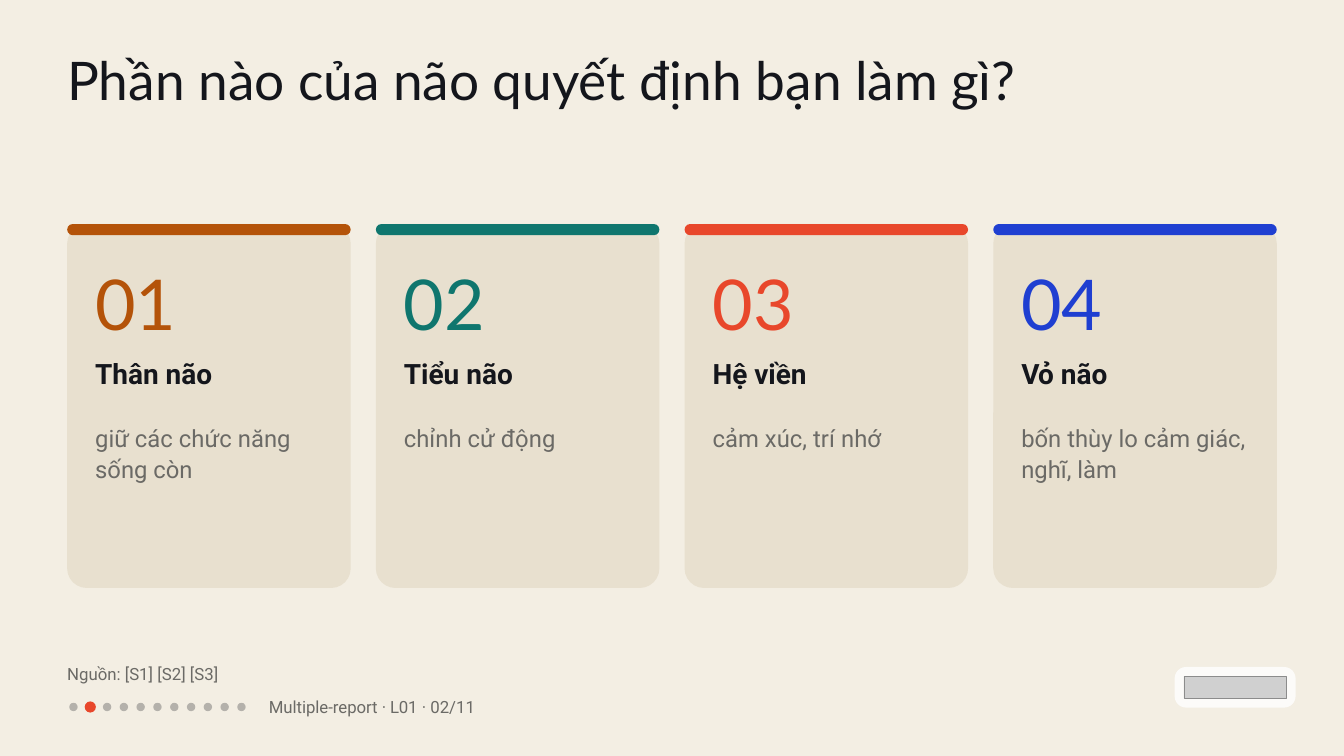
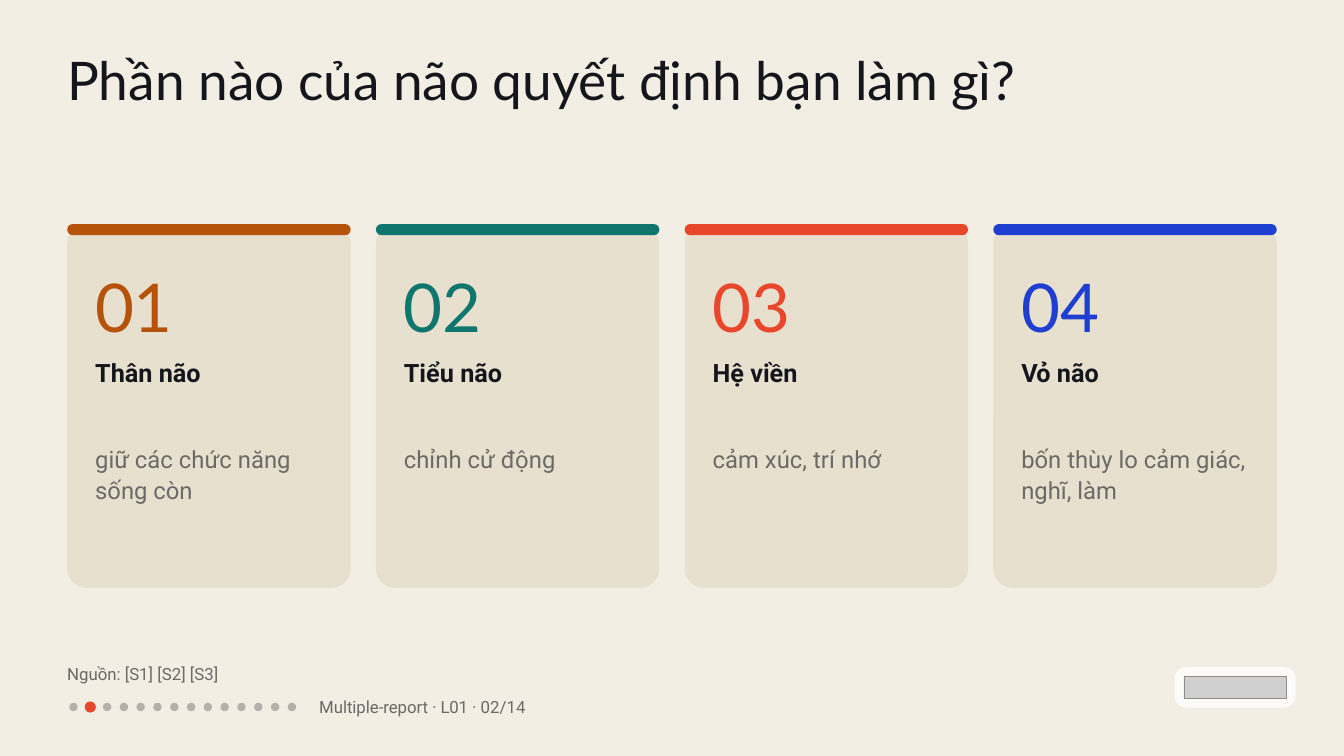
Before and after one commit to vohoailinh90/Multiple-report, a slide deck: slide 2 of lessons/L01/L01.pptx. Drawn at 1344x756 pixels with LibreOffice and Linux fonts; fonts in the diff are those of the drawing; grey boxes stand for pictures. Boxes give left, top, right and bottom in pixels: in the first picture for what was removed or moved away, otherwise in the second. Text is boxed around its words. In the diff, an @@ line names an element or a change of style, - is before the commit and + after.

```diff
--- a/lessons/L01/L01.pptx
+++ b/lessons/L01/L01.pptx
@@ text "02" at (x1=404, y1=283, x2=482, y2=333): size 75 to 72 pt, letter spacing -0.1 to 0 pt @@
@@ size 75 to 72 pt in 3 elements at (x1=95, y1=283, x2=173, y2=333), (x1=713, y1=283, x2=791, y2=333), (x1=1021, y1=283, x2=1099, y2=333) @@
@@ text "Thân não" at (x1=95, y1=363, x2=201, y2=383): size 30 to 27 pt; letter spacing -0.1 to 0 pt in "Thân" @@
@@ text "Tiểu não" at (x1=404, y1=361, x2=502, y2=383): size 30 to 27 pt @@
@@ text "Hệ viền" at (x1=713, y1=362, x2=797, y2=387): size 30 to 27 pt, letter spacing -0.1 to 0 pt @@
@@ text "Vỏ não" at (x1=1021, y1=361, x2=1099, y2=383): size 30 to 27 pt; letter spacing -0.9 to -0.8 pt in "Vỏ" @@
@@ text "giữ các chức năng sống ..." moved from (x1=95, y1=429, x2=291, y2=483) to (x1=95, y1=450, x2=291, y2=504) @@
@@ text "chỉnh cử động" moved from (x1=404, y1=428, x2=556, y2=452) to (x1=404, y1=449, x2=556, y2=473) @@
@@ text "cảm xúc, trí nhớ" moved from (x1=713, y1=427, x2=881, y2=450) to (x1=713, y1=448, x2=881, y2=471) @@
@@ text "bốn thùy lo cảm giác, ..." moved from (x1=1021, y1=427, x2=1245, y2=483) to (x1=1021, y1=448, x2=1245, y2=504) @@
@@ ellipse added at (x1=254, y1=703, x2=262, y2=711), fill #14161C at 28% opacity @@
@@ ellipse added at (x1=271, y1=703, x2=279, y2=711), fill #14161C at 28% opacity @@
@@ ellipse added at (x1=288, y1=703, x2=296, y2=711), fill #14161C at 28% opacity @@
@@ text at (x1=319, y1=700, x2=526, y2=717): text changed @@
-Multiple-report · L01 · 02/11
+Multiple-report · L01 · 02/14
```
Also in this commit, not shown: 9 other slides changed, 3 slides added, 43 other files.
